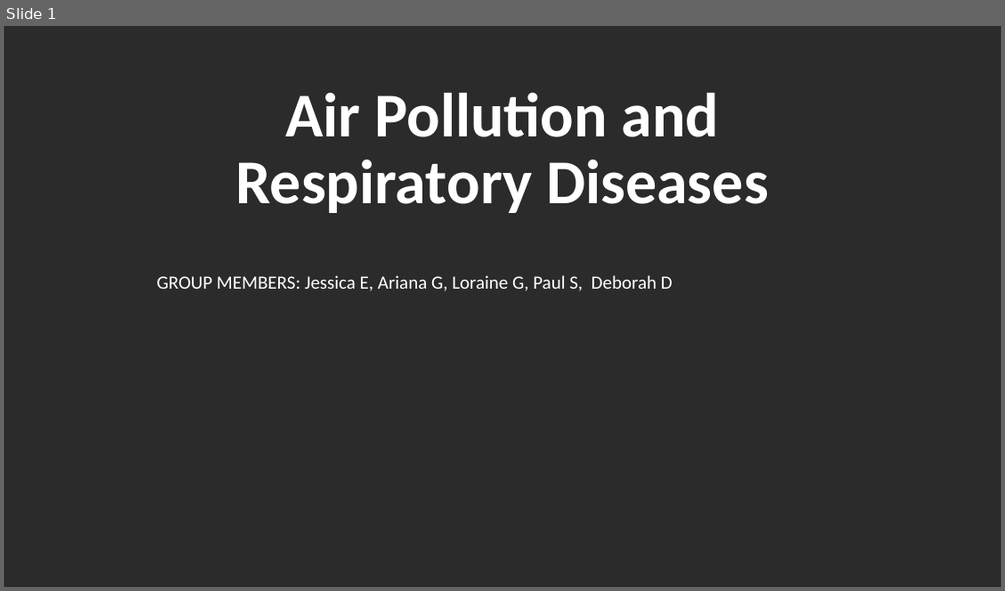
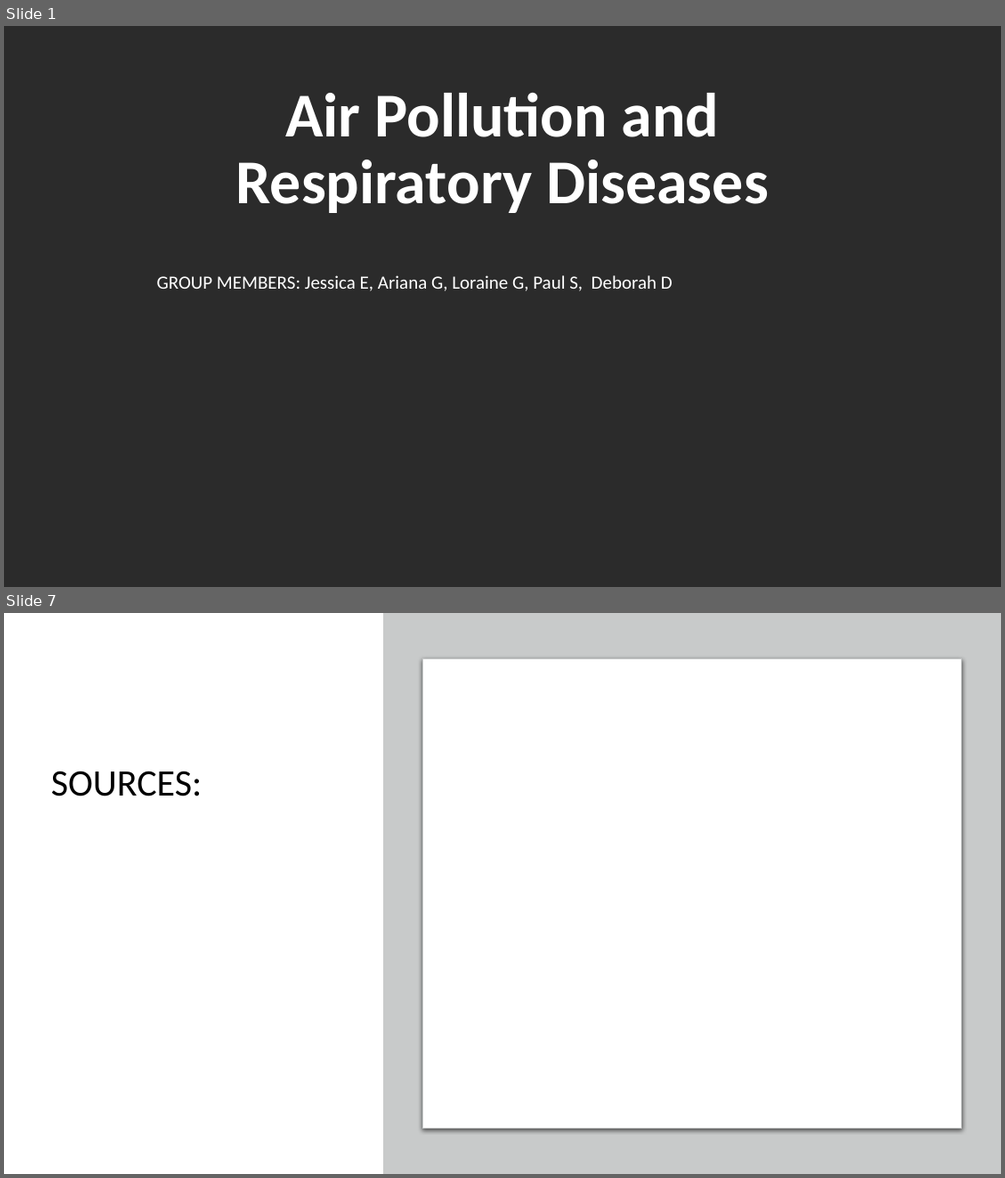
Before and after one commit to arianajoslyn/Air-Pollution-Effects-on-the-Respiratory-System, a slide deck: Air Pollution and Respiratory Diseases_TEMPLATE.pptx. Shown one above the other, each under a label of ours: slide 1 before the commit, slides 1 and 7 after it; the slides between them are not shown. The pictures are 1005x591 and 1005x1178 pixels, drawn with LibreOffice and Linux fonts; fonts in the diff are those of the drawing; background and template pictures are left out; a plain dark background stands for a picture behind light text. Boxes give left, top, right and bottom in pixels: in the first picture for what was removed or moved away, otherwise in the second. Text is boxed around its words. In the diff, an @@ line names an element or a change of style, - is before the commit and + after.

```diff
--- a/Air Pollution and Respiratory Diseases_TEMPLATE.pptx
+++ b/Air Pollution and Respiratory Diseases_TEMPLATE.pptx
@@ slide 7 added at [4,613,1001,1174], background #FFFFFF @@
@@ rectangle added at [383,613,1001,1174], fill #C8CACA @@
@@ rounded rectangle added at [423,658,961,1128], fill #FFFFFF, outline #C8CACA 0.75 pt @@
@@ text added at [51,771,202,796], 36 pt, text #000000 @@
+SOURCES:
```
Also in this commit, not shown: 4 slides changed, 1 other slide added.
